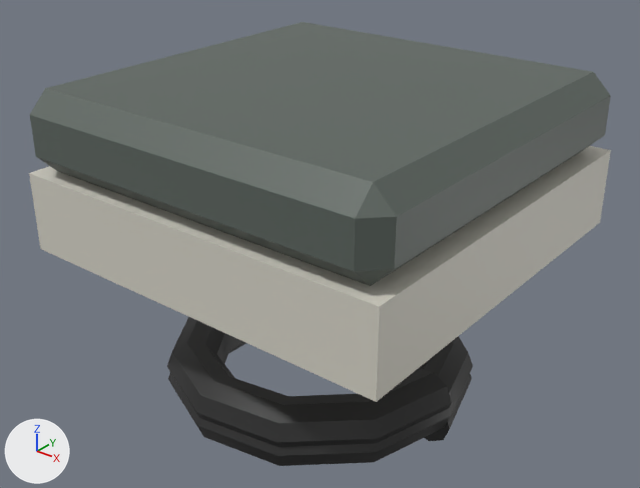
Two versions of the FBX model GonFiles/Assets/Art/Animation/Jump Plate/GON-jumpplate-bounce.fbx, one commit apart.
Camera for both pictures: a camera (50 mm lens) standing at (0.0398, -0.0509, 0.0273) and looking at (-0.0006, -0.0004, -0.004). The axes (+X, +Y, +Z) are drawn at lower left. The lights are the same throughout. Where no turn or scale is listed for an object, it has been applied to the vertices.
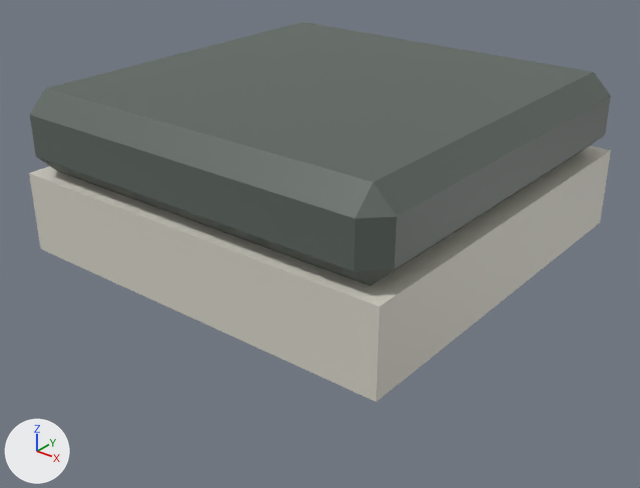
Location of each change, (x1, y1, x2, y2) in pixels of the pictures (640 x 488 px):
'pasted__polySurface1', deleted (black)
    before: (167, 317, 473, 466)

The change, as a diff of the scene's bpy script:
```diff
--- a/GonFiles/Assets/Art/Animation/Jump Plate/GON-jumpplate-bounce.fbx.py
+++ b/GonFiles/Assets/Art/Animation/Jump Plate/GON-jumpplate-bounce.fbx.py
@@ ob_pasted__polysurface1 @@
-ob_pasted__polysurface1 = bpy.data.objects.new('pasted__polySurface1', me_mesh_002)
-ob_pasted__polysurface1.location = (-0.00053, -0.00012, -0.00985)
```
